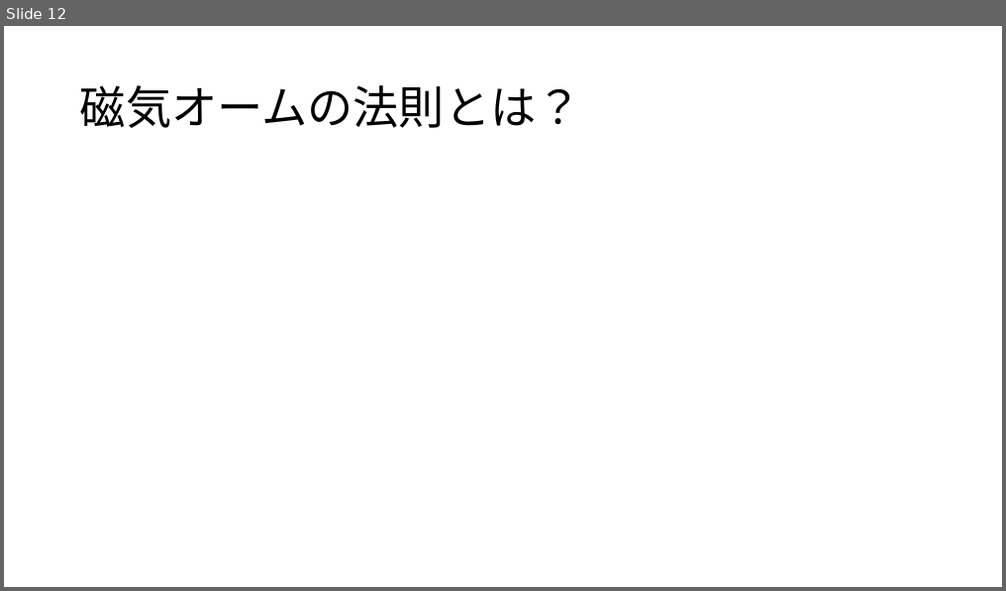
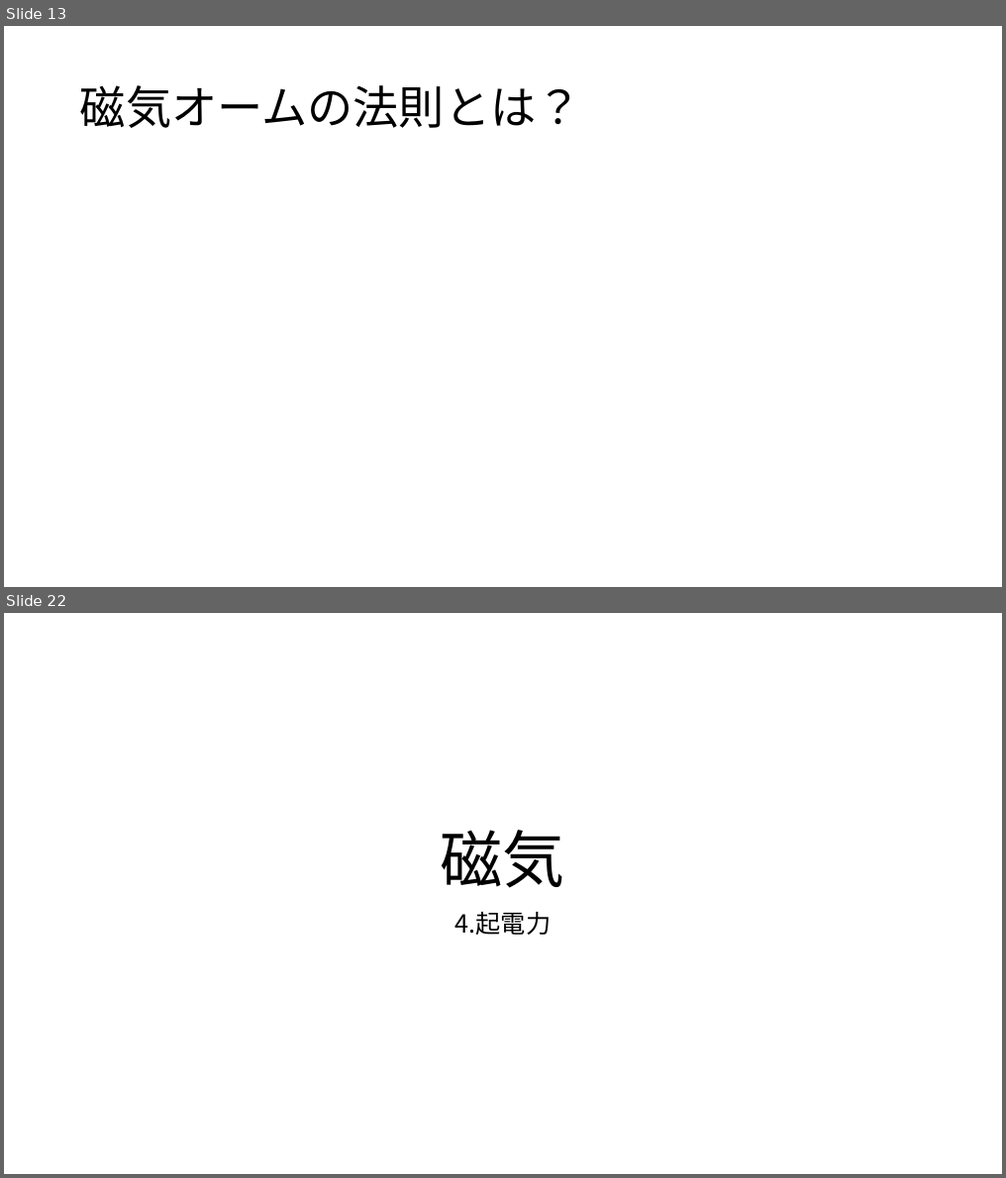
Before and after one commit to irucairuca/denkinonigemichi, a slide deck: irucadenkidaigaku/slide/jiki.pptm. Shown one above the other, each under a label of ours: slide 12 before the commit, slides 13 and 22 after it; the slides between them are not shown. The pictures are 1006x591 and 1006x1178 pixels, drawn with LibreOffice and Linux fonts; fonts in the diff are those of the drawing; grey boxes stand for pictures. Boxes give left, top, right and bottom in pixels: in the first picture for what was removed or moved away, otherwise in the second. Text is boxed around its words. In the diff, an @@ line names an element or a change of style, - is before the commit and + after.

```diff
--- a/irucadenkidaigaku/slide/jiki.pptm
+++ b/irucadenkidaigaku/slide/jiki.pptm
@@ slide 22 added at (4,613,1002,1174), background #FFFFFF @@
@@ title added at (441,830,565,888), 60 pt, text #000000 @@
+磁気
@@ subtitle added at (455,912,551,935), 24 pt, text #000000 @@
+4.起電力
@@ what was slide 12 is now slide 13 @@
```
Also in this commit, not shown: 2 slides changed, 25 other slides added.
